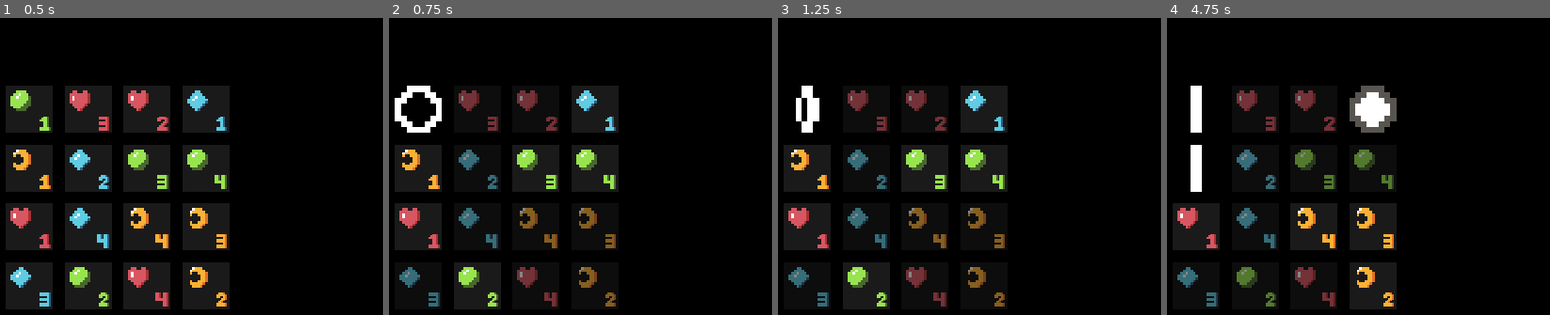
Above: before the commit, frames 1-4 (left to right).
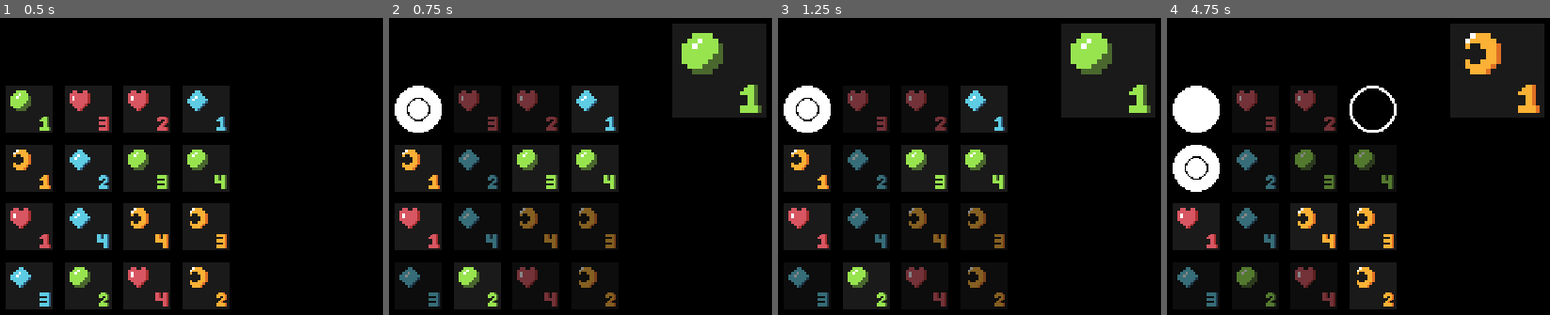
Above: after the commit, the same moments.

Repository: tressc/setto
Game: Godot game, scene res://world.tscn
Two runs of this game, one before a commit and one after it. Both use one fixed random seed, a clock stepped at 60 frames per second and the inputs below.
Inputs (mouse positions are in pixels of both pictures, inside the frame that each line leads up to):
- Up to frame 1 (0.5 s): no input
- Up to frame 2 (0.75 s): tap Enter at 0.5 s; move the mouse to (419, 110) at 0.52 s; click (419, 110) at 0.67 s
- Up to frame 3 (1.25 s): no input
- Up to frame 4 (4.75 s): move the mouse to (1255, 110) at 1.27 s; click (1255, 110) at 1.42 s; move the mouse to (1312, 110) at 2.02 s; click (1312, 110) at 2.17 s; move the mouse to (1373, 110) at 2.77 s; click (1373, 110) at 2.92 s; move the mouse to (1197, 169) at 3.52 s; click (1197, 169) at 3.67 s; move the mouse to (1255, 169) at 4.27 s; click (1255, 169) at 4.42 s

Frame 1 is identical in both runs. In frame 2, 8.5% of the frame differs, in the area x 1-99%, y 1-39%; in frame 3, 8.8%; in frame 4, 11%, in the area x 1-99%, y 1-58%.

Commit message:
add readme

Diff:
--- a/board.gd
+++ b/board.gd
@@ -48,7 +48,11 @@
 	remove_card(pos)
 	unhighlight_spaces(pos)
 	spaces[pos].show_coin(current_player)
+	if turn > 1:
+		spaces[current_card.pos].hide_turn()
 	current_card = board_state[pos]
+	$CurrentCard.init(current_card.card, 0)
+	$CurrentCard.show()
 	turn += 1
 	for score in scoring[pos]:
 		game_state[score] += current_player
@@ -80,6 +84,7 @@
 		board_state[i] = {
 			"card": card,
 			"cxns": [],
+			"pos": i
 		}
 		var space = Space.instance()
 		space.init(card, i)
--- a/board.tscn
+++ b/board.tscn
@@ -1,5 +1,6 @@
-[gd_scene load_steps=2 format=2]
+[gd_scene load_steps=3 format=2]
 
+[ext_resource path="res://space.tscn" type="PackedScene" id=1]
 [ext_resource path="res://board.gd" type="Script" id=2]
 
 [node name="board" type="Node2D"]
@@ -28,3 +29,12 @@
 __meta__ = {
 "_edit_use_anchors_": false
 }
+
+[node name="CurrentCard" parent="." instance=ExtResource( 1 )]
+visible = false
+margin_left = 481.325
+margin_top = 51.6106
+margin_right = 481.325
+margin_bottom = 51.6106
+rect_scale = Vector2( 2, 2 )
+legal = false
--- a/space.gd
+++ b/space.gd
@@ -8,7 +8,7 @@
 
 var cards: Array = ["a", "b", "c", "d"]
 var my_pos: int = 0
-var legal: bool = true
+export var legal: bool = true
 var occupied: bool = false
 
 
@@ -16,8 +16,8 @@
 	var row: int = cards.find(card[0])
 	var col: int = len(card)
 	my_pos = pos
-	$Sprite.frame_coords = Vector2(0, row)
-	$Sprite2.frame_coords = Vector2(col, row)
+	$Shape.frame_coords = Vector2(0, row)
+	$Num.frame_coords = Vector2(col, row)
 
 
 func start_highlight() -> void:
@@ -46,11 +46,17 @@
 
 func show_coin(current_player: int) -> void:
 	if current_player == 1:
-		$Sprite3.show()
-		$Sprite3/AnimationPlayer.play("spin")
+		$White.show()
+		$WhiteTurn.show()
 	elif current_player == -1:
-		$Sprite4/AnimationPlayer.play("spin")
-		$Sprite4.show()
+		$Background.hide()
+		$BlackTurn.show()
+		$Black.show()
+
+
+func hide_turn() -> void:
+	$WhiteTurn.hide()
+	$BlackTurn.hide()
 
 
 func _on_Area2D_mouse_entered() -> void:
@@ -68,4 +74,5 @@
 	if legal and not occupied:
 		if (event is InputEventMouseButton && event.pressed):
 			occupied = true
+			legal = false
 			emit_signal("make_move", my_pos)
--- a/space.tscn
+++ b/space.tscn
@@ -2,45 +2,13 @@
 
 [ext_resource path="res://sprites.png" type="Texture" id=1]
 [ext_resource path="res://space.gd" type="Script" id=2]
-[ext_resource path="res://coin.png" type="Texture" id=3]
-[ext_resource path="res://coin2.png" type="Texture" id=4]
+[ext_resource path="res://white_turn.png" type="Texture" id=3]
+[ext_resource path="res://black_turn.png" type="Texture" id=4]
+[ext_resource path="res://black.png" type="Texture" id=5]
+[ext_resource path="res://white.png" type="Texture" id=6]
 
 [sub_resource type="RectangleShape2D" id=1]
 extents = Vector2( 9.10268, 9.10273 )
-
-[sub_resource type="Animation" id=2]
-resource_name = "spin"
-length = 0.6
-loop = true
-tracks/0/type = "value"
-tracks/0/path = NodePath(".:frame")
-tracks/0/interp = 2
-tracks/0/loop_wrap = true
-tracks/0/imported = false
-tracks/0/enabled = true
-tracks/0/keys = {
-"times": PoolRealArray( 0, 0.2, 0.3, 0.4, 0.5, 0.6 ),
-"transitions": PoolRealArray( 1, 1, 1, 1, 1, 1 ),
-"update": 0,
-"values": [ 0, 1, 2, 3, 4, 5 ]
-}
-
-[sub_resource type="Animation" id=3]
-resource_name = "spin"
-length = 0.6
-loop = true
-tracks/0/type = "value"
-tracks/0/path = NodePath(".:frame")
-tracks/0/interp = 1
-tracks/0/loop_wrap = true
-tracks/0/imported = false
-tracks/0/enabled = true
-tracks/0/keys = {
-"times": PoolRealArray( 0, 0.1, 0.2, 0.3, 0.4, 0.5 ),
-"transitions": PoolRealArray( 1, 1, 1, 1, 1, 1 ),
-"update": 1,
-"values": [ 0, 1, 2, 3, 4, 5 ]
-}
 
 [node name="space" type="Control"]
 mouse_filter = 2
@@ -84,7 +52,7 @@
 "_edit_use_anchors_": false
 }
 
-[node name="ColorRect" type="ColorRect" parent="."]
+[node name="Background" type="ColorRect" parent="."]
 margin_right = 40.0
 margin_bottom = 40.0
 mouse_filter = 2
@@ -93,14 +61,14 @@
 "_edit_use_anchors_": false
 }
 
-[node name="Sprite" type="Sprite" parent="."]
+[node name="Shape" type="Sprite" parent="."]
 position = Vector2( 12.8067, 12.8067 )
 scale = Vector2( 2.19715, 2.19715 )
 texture = ExtResource( 1 )
 vframes = 4
 hframes = 5
 
-[node name="Sprite2" type="Sprite" parent="."]
+[node name="Num" type="Sprite" parent="."]
 position = Vector2( 31.8496, 31.8496 )
 scale = Vector2( 1.50113, 1.50113 )
 texture = ExtResource( 1 )
@@ -108,26 +76,29 @@
 hframes = 5
 frame = 4
 
-[node name="Sprite3" type="Sprite" parent="."]
+[node name="White" type="Sprite" parent="."]
 visible = false
 position = Vector2( 20, 20 )
-scale = Vector2( 5, 5 )
-texture = ExtResource( 3 )
-hframes = 6
+scale = Vector2( 1.25, 1.25 )
+texture = ExtResource( 6 )
 
-[node name="AnimationPlayer" type="AnimationPlayer" parent="Sprite3"]
-anims/spin = SubResource( 2 )
-
-[node name="Sprite4" type="Sprite" parent="."]
+[node name="Black" type="Sprite" parent="."]
 visible = false
 position = Vector2( 20, 20 )
-scale = Vector2( 5, 5 )
+scale = Vector2( 1.25, 1.25 )
+texture = ExtResource( 5 )
+
+[node name="WhiteTurn" type="Sprite" parent="."]
+visible = false
+position = Vector2( 20, 20 )
+scale = Vector2( 1.25, 1.25 )
+texture = ExtResource( 3 )
+
+[node name="BlackTurn" type="Sprite" parent="."]
+visible = false
+position = Vector2( 20, 20 )
+scale = Vector2( 1.25, 1.25 )
 texture = ExtResource( 4 )
-hframes = 6
-frame = 5
-
-[node name="AnimationPlayer" type="AnimationPlayer" parent="Sprite4"]
-anims/spin = SubResource( 3 )
 [connection signal="input_event" from="Area2D" to="." method="_on_Area2D_input_event"]
 [connection signal="mouse_entered" from="Area2D" to="." method="_on_Area2D_mouse_entered"]
 [connection signal="mouse_exited" from="Area2D" to="." method="_on_Area2D_mouse_exited"]
Binary file added: black.png
Not shown, added: black.png.import
Binary file added: black_turn.png
Not shown, added: black_turn.png.import
Binary file added: screenshot.png
Binary file added: white.png
Not shown, added: white.png.import
Binary file added: white_turn.png
Not shown, added: white_turn.png.import
Not shown, added: README.md
